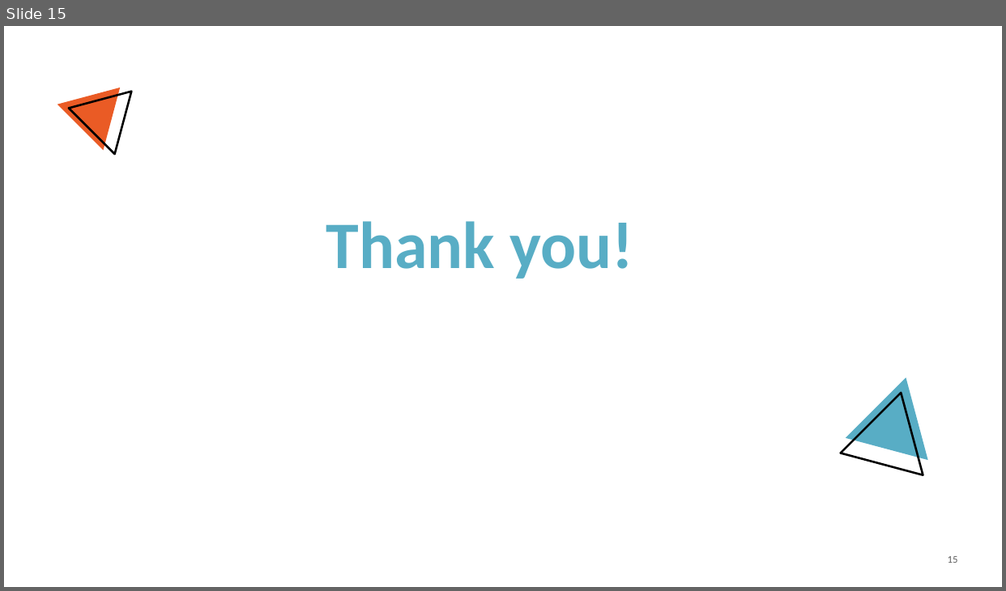
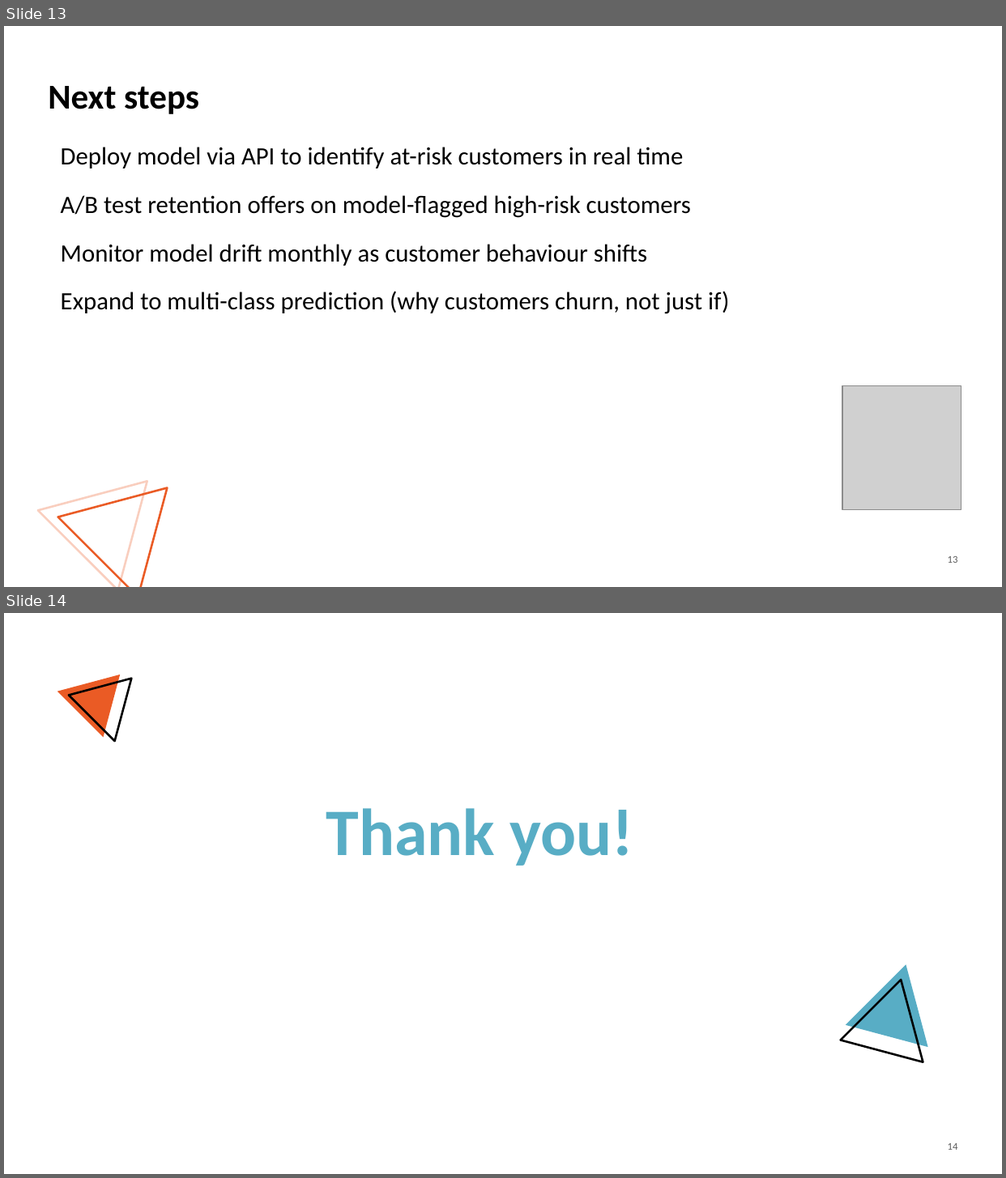
Before and after one commit to gwillcoding/ML_project, a slide deck: Project_presentation.pptx. Shown one above the other, each under a label of ours: slide 15 before the commit, slides 13 and 14 after it. The pictures are 1006x591 and 1006x1178 pixels, drawn with LibreOffice and Linux fonts; fonts in the diff are those of the drawing; grey boxes stand for pictures; background and template pictures are left out. Boxes give left, top, right and bottom in pixels: in the first picture for what was removed or moved away, otherwise in the second. Text is boxed around its words. In the diff, an @@ line names an element or a change of style, - is before the commit and + after.

```diff
--- a/Project_presentation.pptx
+++ b/Project_presentation.pptx
@@ slide 13 added at (4,26,1002,587), background #FFFFFF @@
@@ title added at (48,86,199,114), 25.2 pt, text #000000, bold @@
+Next steps
@@ text added at (61,147,729,314), 18 pt, text #000000 @@
+Deploy model via API to identify at-risk customers in real time
+A/B test retention offers on model-flagged high-risk customers
+Monitor model drift monthly as customer behaviour shifts
+Expand to multi-class prediction (why customers churn, not just if)
@@ picture added at (842,386,961,510) @@
@@ triangle added at (38,442,187,587), outline #F9CEBE 1.5 pt @@
@@ triangle added at (57,449,206,587), outline #EA5B25 1.5 pt @@
@@ page number added at (948,557,958,563), 7.4 pt, text #5D5D5D @@
+13
@@ what was slide 15 is now slide 14 @@
@@ page number at (948,1144,958,1150): text changed @@
-15
+14
```
Also in this commit, not shown: 10 slides changed, 2 other slides added, 4 slides removed, 2 other files.
